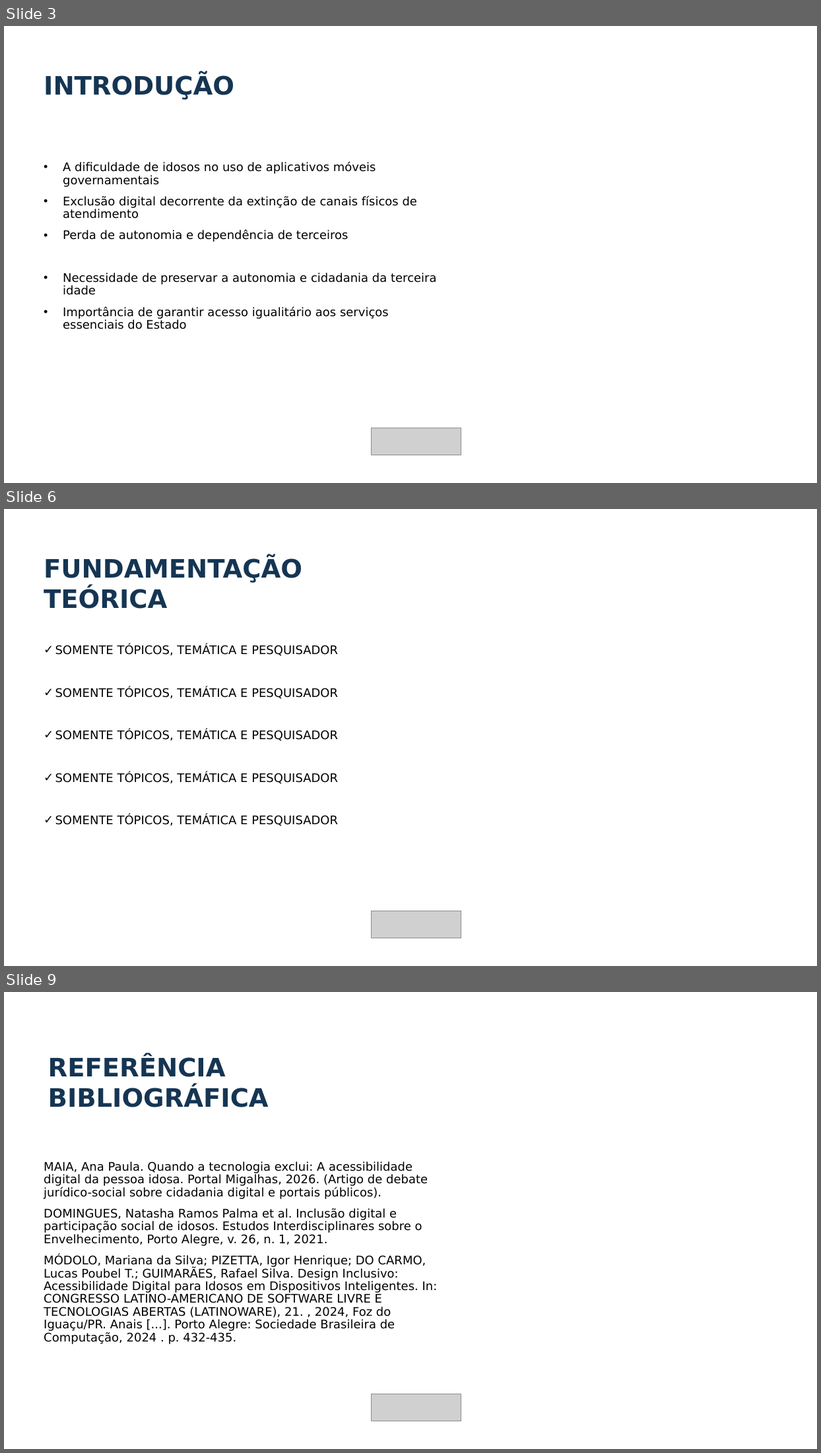
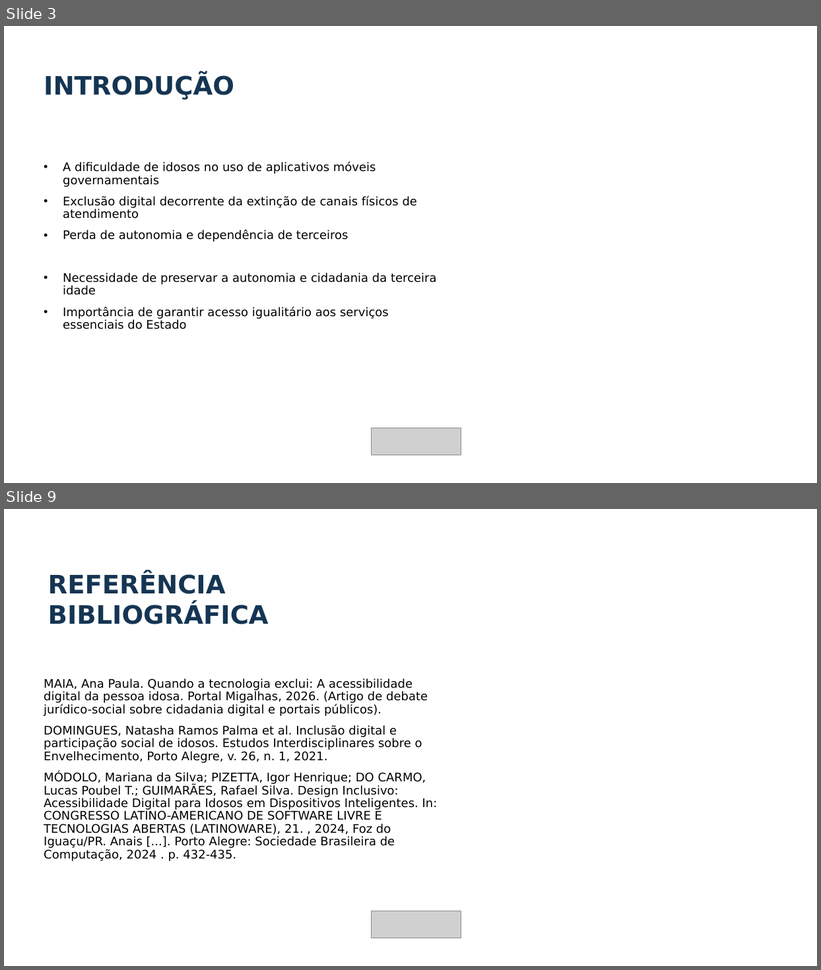
Before and after one commit to BrunoGCosta90/ProjetoDesignProfissional, a slide deck: Apresentação.pptx. Shown one above the other, each under a label of ours: slides 3, 6 and 9 before the commit, slides 3 and 9 after it; the slides between them are not shown. The pictures are 821x1453 and 821x970 pixels, drawn with LibreOffice and Linux fonts; fonts in the diff are those of the drawing; grey boxes stand for pictures; background and template pictures are left out. Boxes give left, top, right and bottom in pixels: in the first picture for what was removed or moved away, otherwise in the second. Text is boxed around its words. In the diff, an @@ line names an element or a change of style, - is before the commit and + after.

```diff
--- a/Apresentação.pptx
+++ b/Apresentação.pptx
@@ slide 6 removed at (x1=4, y1=509, x2=817, y2=966), background picture (left out) @@
@@ text removed at (x1=44, y1=559, x2=302, y2=609) @@
-FUNDAMENTAÇÃO TEÓRICA
@@ text removed at (x1=55, y1=645, x2=338, y2=826) @@
-✓ SOMENTE TÓPICOS, TEMÁTICA E PESQUISADOR
-✓ SOMENTE TÓPICOS, TEMÁTICA E PESQUISADOR
-✓ SOMENTE TÓPICOS, TEMÁTICA E PESQUISADOR
-✓ SOMENTE TÓPICOS, TEMÁTICA E PESQUISADOR
-✓ SOMENTE TÓPICOS, TEMÁTICA E PESQUISADOR
@@ picture removed at (x1=371, y1=912, x2=461, y2=939) @@
```
Also in this commit, not shown: 4 slides changed, 1 slide added.
